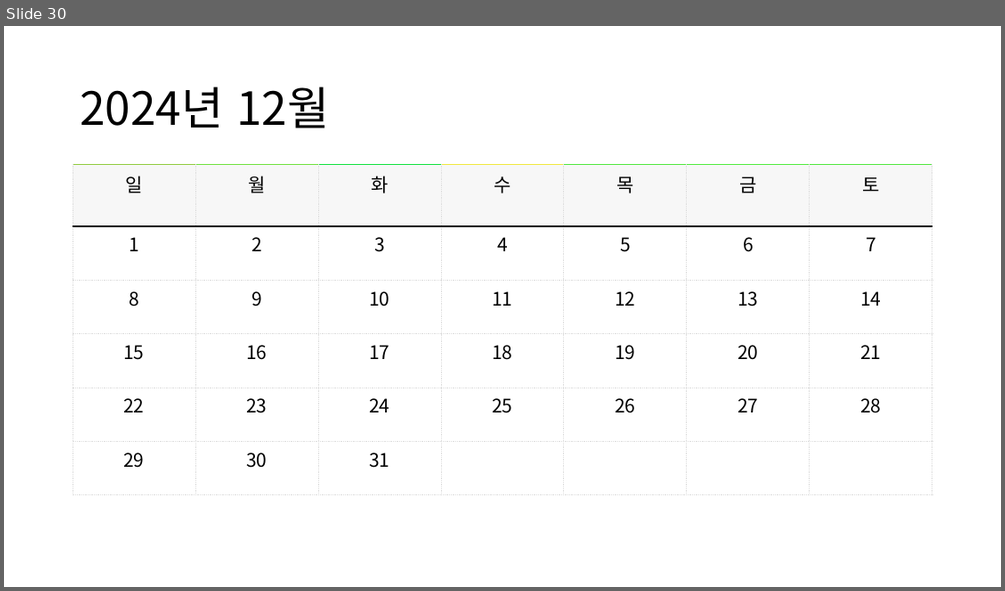
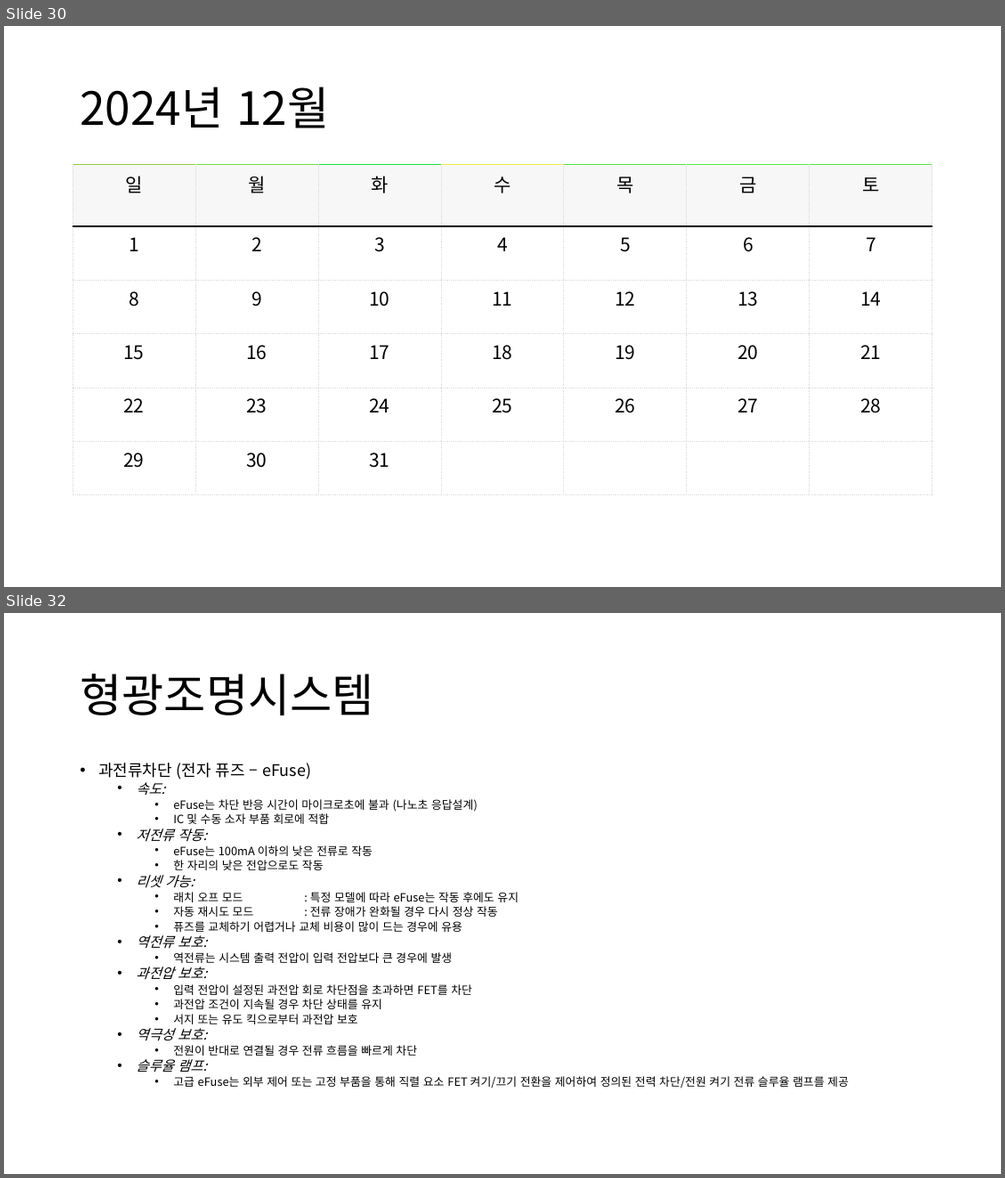
Before and after one commit to ShinYongDae/MyJob, a slide deck: HW제어그룹_프로젝트상태보고서.pptx. Shown one above the other, each under a label of ours: slide 30 before the commit, slides 30 and 32 after it; the slides between them are not shown. The pictures are 1005x591 and 1005x1178 pixels, drawn with LibreOffice and Linux fonts; fonts in the diff are those of the drawing. Boxes give left, top, right and bottom in pixels: in the first picture for what was removed or moved away, otherwise in the second. Text is boxed around its words. In the diff, an @@ line names an element or a change of style, - is before the commit and + after.

Commit message:
Add eFuse

```diff
--- a/HW제어그룹_프로젝트상태보고서.pptx
+++ b/HW제어그룹_프로젝트상태보고서.pptx
@@ slide 32 added at [4, 613, 1001, 1174], background #FFFFFF @@
@@ title added at [80, 674, 374, 715], 44 pt, text #000000 @@
+형광조명시스템
@@ text added at [98, 763, 849, 1088], 11 pt, text #000000 @@
+• 과전류차단 (전자 퓨즈 – eFuse)
+  • 속도:
+    • eFuse는 차단 반응 시간이 마이크로초에 불과 (나노초 응답설계)
+    • IC 및 수동 소자 부품 회로에 적합
+  • 저전류 작동:
+    • eFuse는 100mA 이하의 낮은 전류로 작동
+    • 한 자리의 낮은 전압으로도 작동
+  • 리셋 가능:
+    • 래치 오프 모드 : 특정 모델에 따라 eFuse는 작동 후에도 유지
+    • 자동 재시도 모드 : 전류 장애가 완화될 경우 다시 정상 작동
+    • 퓨즈를 교체하기 어렵거나 교체 비용이 많이 드는 경우에 유용
+  • 역전류 보호:
+    • 역전류는 시스템 출력 전압이 입력 전압보다 큰 경우에 발생
+  • 과전압 보호:
+    • 입력 전압이 설정된 과전압 회로 차단점을 초과하면 FET를 차단
+    • 과전압 조건이 지속될 경우 차단 상태를 유지
+    • 서지 또는 유도 킥으로부터 과전압 보호
+  • 역극성 보호:
+    • 전원이 반대로 연결될 경우 전류 흐름을 빠르게 차단
+  • 슬루율 램프:
+    • 고급 eFuse는 외부 제어 또는 고정 부품을 통해 직렬 요소 FET 켜기/끄기 전환을 제어하여 정의된 전력 차단/전원 켜기 전류 슬루율 램프를 제공
```
Also in this commit, not shown: 2 slides changed, 5 other slides added.
